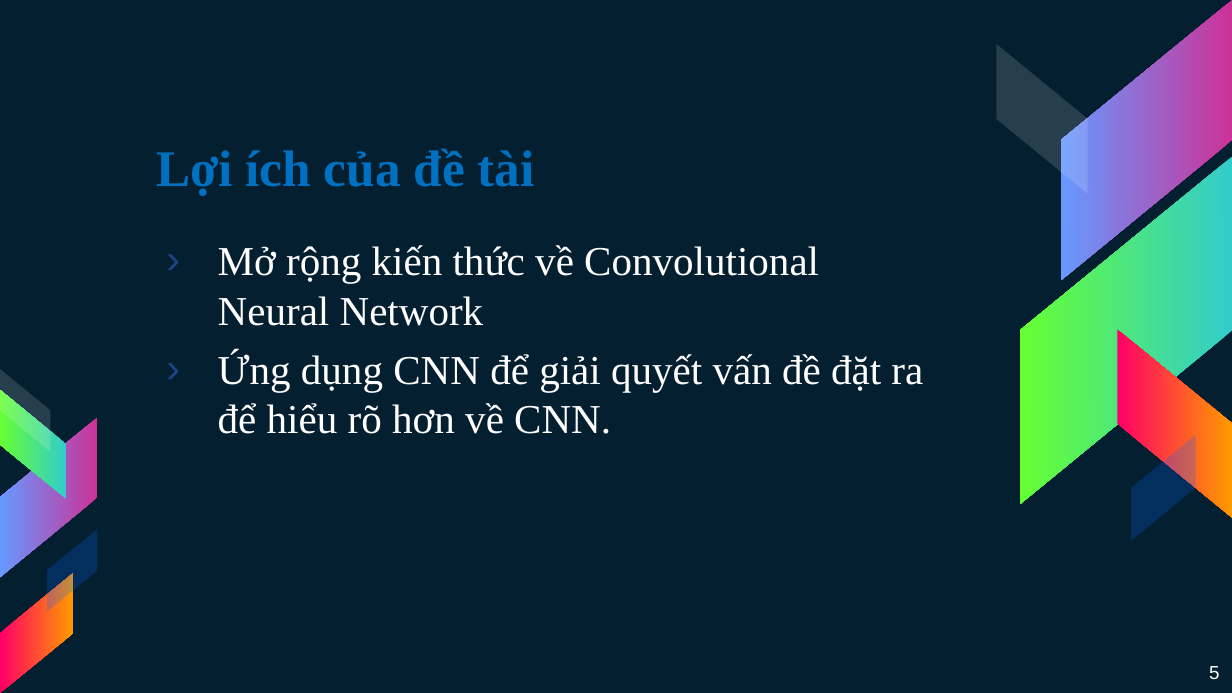
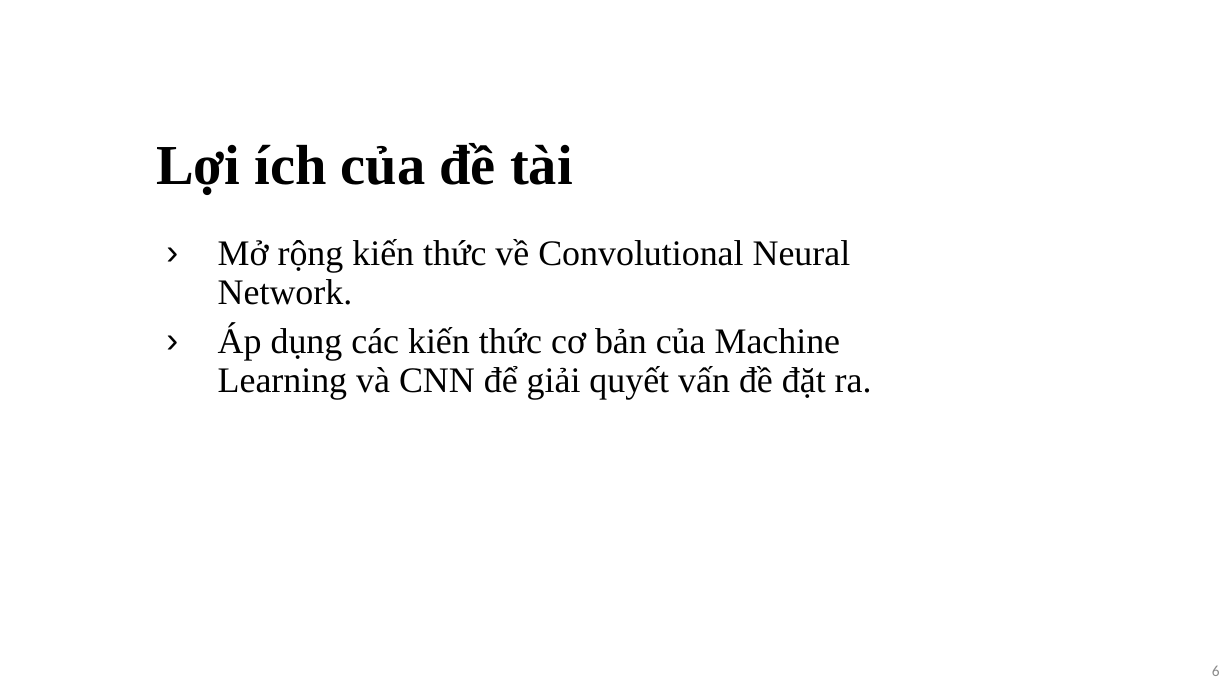
Before and after one commit to 15110383/MachineLearning, a slide deck: slide 6 of MALE.pptx (slide 5 before the commit). Drawn at 1232x693 pixels with LibreOffice and Linux fonts; fonts in the diff are those of the drawing. Boxes give left, top, right and bottom in pixels: in the first picture for what was removed or moved away, otherwise in the second. Text is boxed around its words. In the diff, an @@ line names an element or a change of style, - is before the commit and + after.

```diff
--- a/MALE.pptx
+++ b/MALE.pptx
@@ background #041F30 to #FFFFFF @@
@@ title "Lợi ích của đề tài" at (156, 143, 573, 194): size 30 to 33 pt, text colour #0070C0 to #000000; line spacing 1 to 0.9 @@
@@ text at (218, 239, 872, 399): text changed; size 24 to 21 pt; text colour #FFFFFF to #000000 @@
-› Mở rộng kiến thức về Convolutional Neural Network
-› Ứng dụng CNN để giải quyết vấn đề đặt ra để hiểu rõ hơn về CNN.
+› Mở rộng kiến thức về Convolutional Neural Network.
+› Áp dụng các kiến thức cơ bản của Machine Learning và CNN để giải quyết vấn đề đặt ra.
@@ group removed at (996, 0, 1232, 541): 5 parallelograms @@
@@ group removed at (0, 370, 98, 692): 5 parallelograms @@
@@ page number at (1212, 666, 1220, 676): text changed; size 11 to 9 pt; font Arial to Calibri; text colour #FFFFFF to #8C8C8C @@
-5
+6
```
Also in this commit, not shown: 11 other slides changed, 8 slides added, 6 slides removed, 1 other file.
